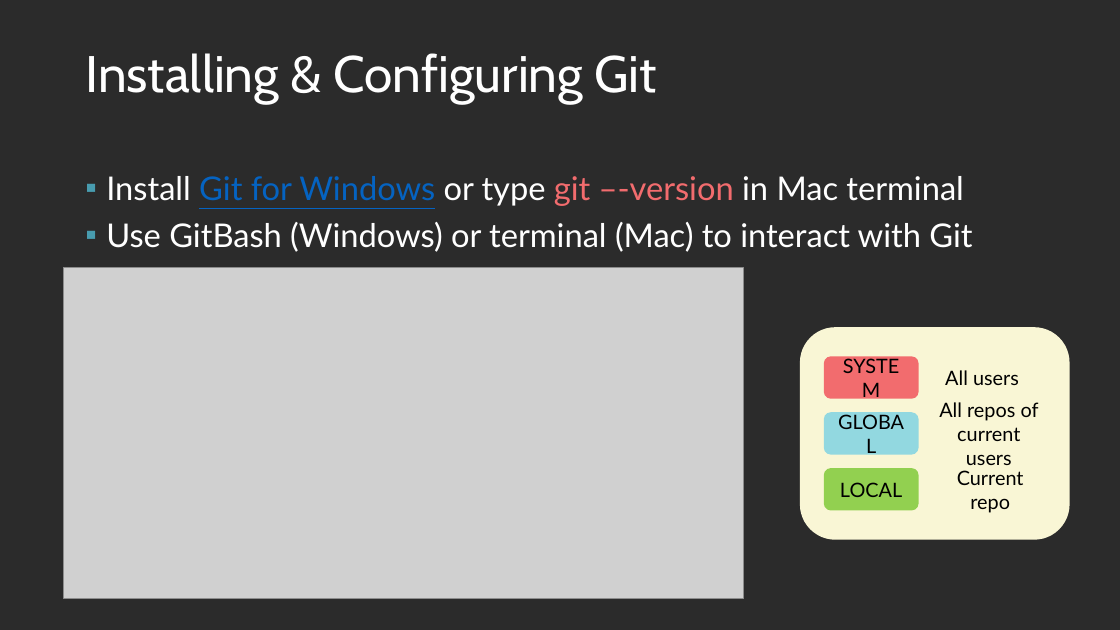
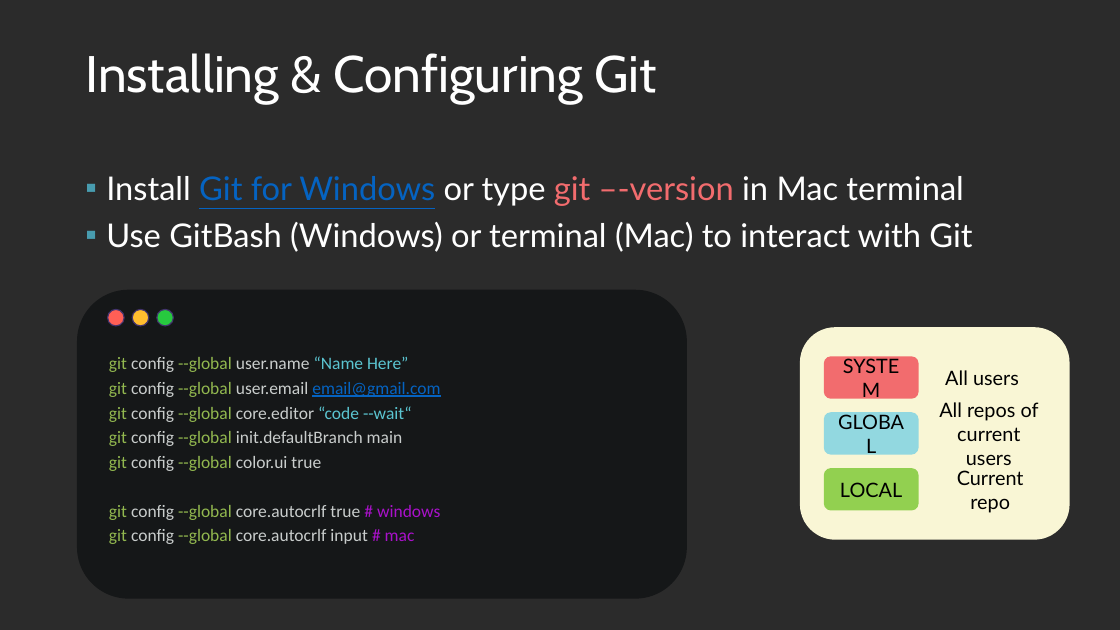
Before and after one commit to Light2Dark/git_tutorial, a slide deck: slide 5 of Git and Github.pptx. Drawn at 1120x630 pixels with LibreOffice and Linux fonts; fonts in the diff are those of the drawing; grey boxes stand for pictures; background and template pictures are left out; a plain dark background stands for a picture behind light text. Boxes give left, top, right and bottom in pixels: in the first picture for what was removed or moved away, otherwise in the second. Text is boxed around its words. In the diff, an @@ line names an element or a change of style, - is before the commit and + after.

Commit message:
updated config slide

```diff
--- a/Git and Github.pptx
+++ b/Git and Github.pptx
@@ picture removed at <box>64,267,744,598</box> @@
@@ group added at <box>77,290,687,599</box>: 3 ellipses, 1 rounded rectangle, 1 text @@
+git config --global user.name “Name Here”
+git config --global user.email email@gmail.com
+git config --global core.editor “code --wait“
+git config --global init.defaultBranch main
+git config --global color.ui true
+git config --global core.autocrlf true # windows
+git config --global core.autocrlf input # mac
```
Also in this commit, not shown: 2 other slides changed.
